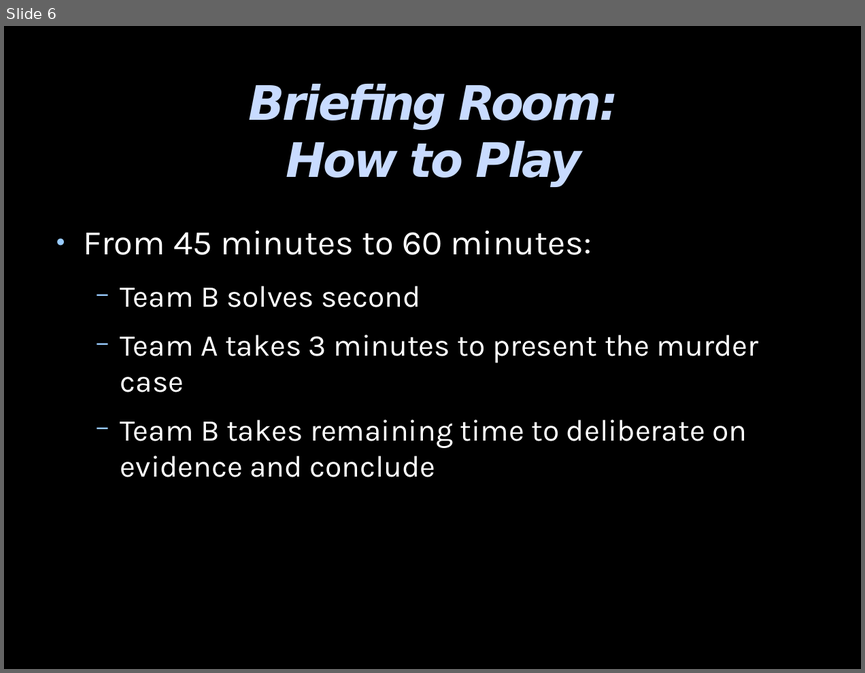
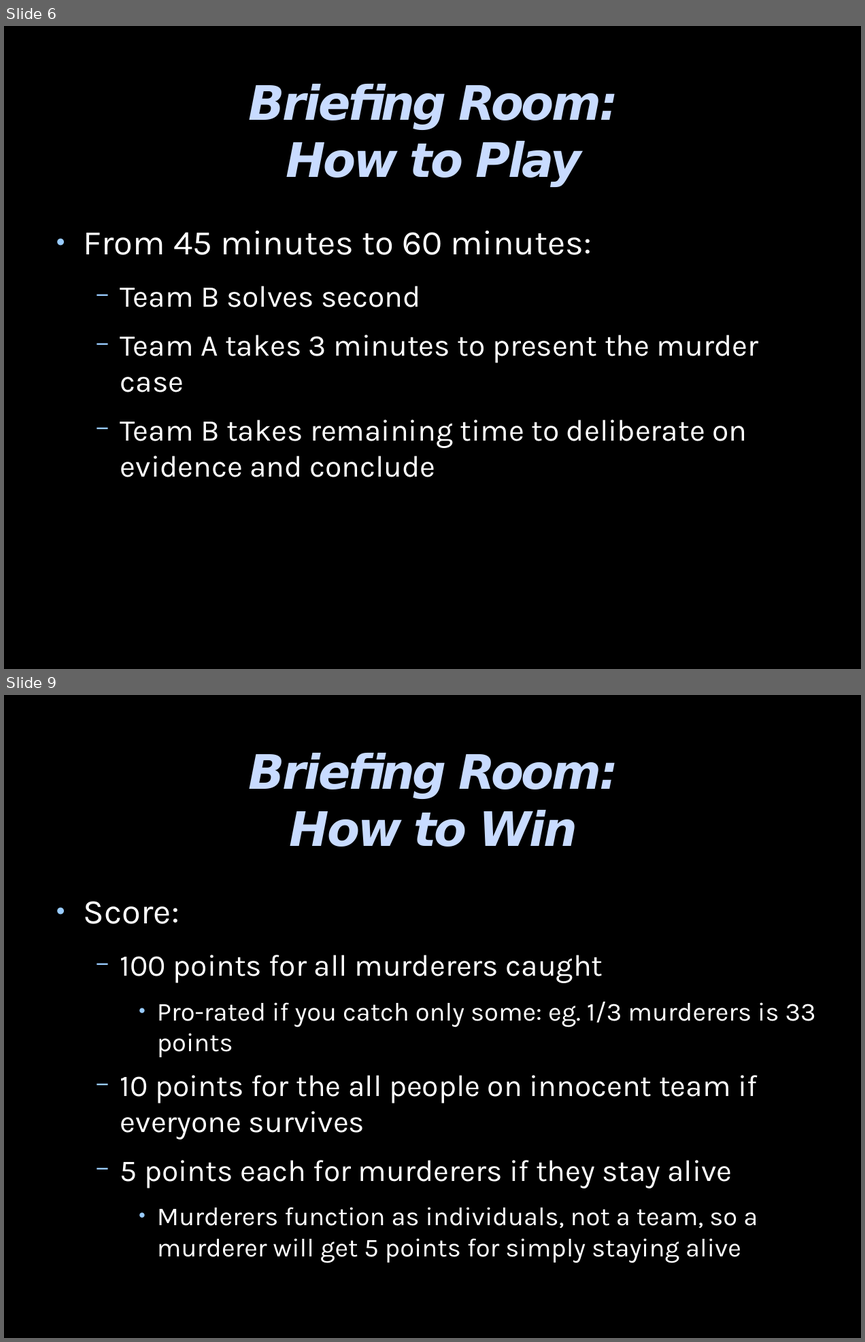
Before and after one commit to theodoreOnzGit/cellResources, a slide deck: iceBreaker/longGames/murderMystery/murderMysteryInstructions.odp. Shown one above the other, each under a label of ours: slide 6 before the commit, slides 6 and 9 after it; the slides between them are not shown. The pictures are 865x673 and 865x1342 pixels, drawn with LibreOffice and Linux fonts; fonts in the diff are those of the drawing; background and template pictures are left out. Boxes give left, top, right and bottom in pixels: in the first picture for what was removed or moved away, otherwise in the second. Text is boxed around its words. In the diff, an @@ line names an element or a change of style, - is before the commit and + after.

Commit message:
murder mystery updated

```diff
--- a/iceBreaker/longGames/murderMystery/murderMysteryInstructions.odp
+++ b/iceBreaker/longGames/murderMystery/murderMysteryInstructions.odp
@@ slide 9 added at (4, 695, 861, 1338), background picture (left out) @@
@@ title added at (249, 753, 618, 847), 44 pt, text #C8DBFF, bold, italic @@
+Briefing Room:
+How to Win
@@ text added at (84, 901, 816, 1263), 24 pt, text #FFFFFF @@
+● Score:
+  − 100 points for all murderers caught
+    ● Pro-rated if you catch only some: eg. 1/3 murderers is 33 points
+  − 10 points for the all people on innocent team if everyone survives
+  − 5 points each for murderers if they stay alive
+    ● Murderers function as individuals, not a team, so a murderer will get 5 points for simply staying alive
```
Also in this commit, not shown: 2 other slides added, 1 slide removed, 6 other files.
